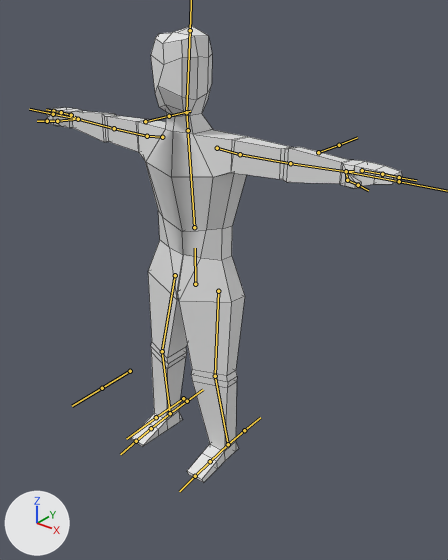
What one commit did to the FBX model MoodyPixel3D/Assets/Mood/Elements/Humanoid/humanoidFBX.fbx.
Before and after are seen from a 50 mm lens placed at (9.36, -10.72, 11.74), pointed at (1.11, -0.4, 5.35). The axes (+X, +Y, +Z) are drawn at lower left. The lights are the same throughout. The bones that bend it are drawn over the model as lines. Mesh edges are drawn as thin lines.

In view in the first picture: 'Dude'.
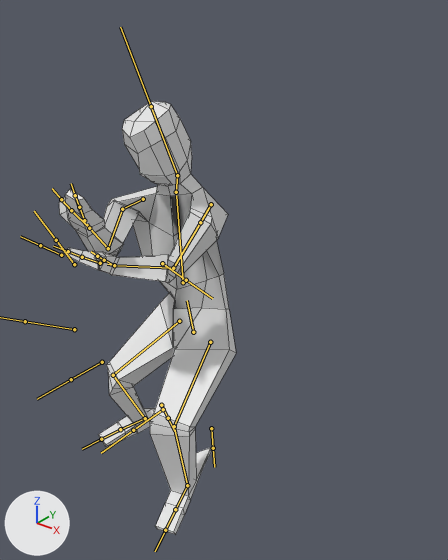
The newer file adds an action. The first version stands in its rest pose; the second is drawn at frame 1 of the action 'DudeArmature|Hurt_Arm'.

Changed parts and their boxes (x1, y1, x2, y2) in the pictures (448 x 560 px):
'Dude', posed (50% narrower)
    before: (46, 26, 402, 482)
    after: (59, 101, 236, 534)
bone 'Hips', root to tip
    before: (195, 284) to (195, 248)
    after: (193, 332) to (187, 300)
bone 'Torax', root to tip
    before: (194, 227) to (188, 134)
    after: (183, 282) to (176, 195)
bone 'Neck', root to tip
    before: (188, 130) to (186, 112)
    after: (176, 192) to (177, 175)
bone 'Head', root to tip
    before: (186, 112) to (190, 30)
    after: (177, 175) to (151, 106)
bone 'Arm.R', root to tip
    before: (162, 137) to (147, 136)
    after: (143, 199) to (122, 209)
bone 'Arm2.R', root to tip
    before: (147, 136) to (114, 128)
    after: (122, 209) to (108, 248)
bone 'Arm3.R', root to tip
    before: (114, 128) to (78, 119)
    after: (108, 248) to (89, 228)
bone 'Hand1.R', root to tip
    before: (78, 119) to (74, 117)
    after: (89, 228) to (87, 224)
bone 'Thumb1.R', root to tip
    before: (78, 119) to (57, 121)
    after: (89, 228) to (71, 210)
bone 'Thumb2.R', root to tip
    before: (57, 121) to (47, 121)
    after: (71, 210) to (61, 199)
bone 'Arm.L', root to tip
    before: (217, 148) to (240, 154)
    after: (211, 204) to (200, 222)
bone 'Arm2.L', root to tip
    before: (240, 154) to (290, 163)
    after: (200, 222) to (173, 268)
bone 'Arm3.L', root to tip
    before: (290, 163) to (346, 171)
    after: (173, 268) to (114, 265)
bone 'Hand1.L', root to tip
    before: (346, 171) to (354, 171)
    after: (114, 265) to (107, 264)
bone 'Thumb1.L', root to tip
    before: (346, 171) to (347, 180)
    after: (114, 265) to (104, 260)
bone 'Thumb2.L', root to tip
    before: (347, 180) to (358, 185)
    after: (104, 260) to (97, 256)
bone 'Leg1.R', root to tip
    before: (175, 275) to (162, 351)
    after: (179, 321) to (113, 375)
bone 'Leg2.R', root to tip
    before: (162, 351) to (170, 413)
    after: (113, 375) to (145, 418)
bone 'Feet1.R', root to tip
    before: (170, 413) to (151, 428)
    after: (145, 418) to (120, 429)
bone 'Leg1.L', root to tip
    before: (218, 291) to (215, 376)
    after: (210, 342) to (174, 426)
bone 'Leg2.L', root to tip
    before: (215, 376) to (228, 444)
    after: (174, 426) to (187, 485)
bone 'LegIK.R', root to tip
    before: (170, 413) to (187, 401)
    after: (161, 405) to (168, 418)
bone 'LegIK.L', root to tip
    before: (228, 444) to (244, 430)
    after: (211, 428) to (213, 448)

Edits to the bpy script that builds the scene:
```text
Change bone_hips:
    where bone_hips = bpy.data.objects['DudeArmature'].pose.bones['Hips']
    bone_hips.location: (0.0, 0.0, 0.0) -> (0.09, -1.36, -0.07)
    bone_hips.rotation_quaternion: (1.0, 0.0, 0.0, 0.0) -> (0.988, -0.02, -0.125, -0.085)  # degrees (0, 0, 0) -> degrees (-1, -14, -10)
Change bone_torax:
    where bone_torax = bpy.data.objects['DudeArmature'].pose.bones['Torax']  # child of 'Hips'
    bone_torax.rotation_quaternion: (1.0, 0.0, 0.0, 0.0) -> (0.932, -0.001, 0.35, 0.095)  # degrees (0, 0, 0) -> degrees (5, 41, 13)
Change bone_neck:
    where bone_neck = bpy.data.objects['DudeArmature'].pose.bones['Neck']  # child of 'Torax'
    bone_neck.rotation_quaternion: (1.0, 0.0, 0.0, 0.0) -> (0.998, -0.065, 0.0, 0.028)  # degrees (0, 0, 0) -> degrees (-7, 0, 3)
Change bone_head:
    where bone_head = bpy.data.objects['DudeArmature'].pose.bones['Head']  # child of 'Neck'
    bone_head.rotation_quaternion: (1.0, 0.0, 0.0, 0.0) -> (0.935, 0.006, -0.259, -0.244)  # degrees (0, 0, 0) -> degrees (9, -29, -32)
Change bone_arm_r:
    where bone_arm_r = bpy.data.objects['DudeArmature'].pose.bones['Arm.R']  # child of 'Torax'
    bone_arm_r.location: (0.0, 0.0, 0.0) -> (-0.29, 0.15, 0.02)
    bone_arm_r.rotation_quaternion: (1.0, 0.0, 0.0, 0.0) -> (0.87, 0.121, -0.456, -0.142)  # degrees (0, 0, 0) -> degrees (32, -49, -33)
Change bone_arm2_r:
    where bone_arm2_r = bpy.data.objects['DudeArmature'].pose.bones['Arm2.R']  # child of 'Arm.R'
    bone_arm2_r.rotation_quaternion: (1.0, 0.0, 0.0, 0.0) -> (0.738, 0.025, 0.38, -0.558)  # degrees (0, 0, 0) -> degrees (-29, 36, -84)
Change bone_arm3_r:
    where bone_arm3_r = bpy.data.objects['DudeArmature'].pose.bones['Arm3.R']  # child of 'Arm2.R'
    bone_arm3_r.rotation_quaternion: (1.0, 0.0, 0.0, 0.0) -> (0.537, 0.096, 0.651, -0.528)  # degrees (0, 0, 0) -> degrees (-77, 53, -132)
Change bone_hand1_r:
    where bone_hand1_r = bpy.data.objects['DudeArmature'].pose.bones['Hand1.R']  # child of 'Arm3.R'
    bone_hand1_r.rotation_quaternion: (1.0, 0.0, 0.0, 0.0) -> (0.987, 0.122, -0.001, -0.105)  # degrees (0, 0, 0) -> degrees (14, 1, -12)
Change bone_thumb1_r:
    where bone_thumb1_r = bpy.data.objects['DudeArmature'].pose.bones['Thumb1.R']  # child of 'Hand1.R'
    bone_thumb1_r.rotation_quaternion: (1.0, 0.0, 0.0, 0.0) -> (1.0, -0.029, 0.003, 0.01)  # degrees (0, 0, 0) -> degrees (-3, 0, 1)
Change bone_thumb2_r:
    where bone_thumb2_r = bpy.data.objects['DudeArmature'].pose.bones['Thumb2.R']  # child of 'Thumb1.R'
    bone_thumb2_r.rotation_quaternion: (1.0, 0.0, 0.0, 0.0) -> (0.965, 0.0, 0.0, -0.262)  # degrees (0, 0, 0) -> degrees (0, 0, -30)
Change bone_arm_l:
    where bone_arm_l = bpy.data.objects['DudeArmature'].pose.bones['Arm.L']  # child of 'Torax'
    bone_arm_l.rotation_quaternion: (1.0, 0.0, 0.0, 0.0) -> (0.558, 0.176, 0.214, 0.782)  # degrees (0, 0, 0) -> degrees (32, -2, 108)
Change bone_arm2_l:
    where bone_arm2_l = bpy.data.objects['DudeArmature'].pose.bones['Arm2.L']  # child of 'Arm.L'
    bone_arm2_l.rotation_quaternion: (1.0, 0.0, 0.0, 0.0) -> (0.967, 0.158, -0.202, -0.009)  # degrees (0, 0, 0) -> degrees (20, -23, -5)
Change bone_arm3_l:
    where bone_arm3_l = bpy.data.objects['DudeArmature'].pose.bones['Arm3.L']  # child of 'Arm2.L'
    bone_arm3_l.rotation_quaternion: (1.0, 0.0, 0.0, 0.0) -> (0.559, 0.43, -0.664, 0.246)  # degrees (0, 0, 0) -> degrees (-31, -107, 89)
Change bone_hand1_l:
    where bone_hand1_l = bpy.data.objects['DudeArmature'].pose.bones['Hand1.L']  # child of 'Arm3.L'
    bone_hand1_l.rotation_quaternion: (1.0, 0.0, 0.0, 0.0) -> (0.99, 0.124, 0.004, 0.062)  # degrees (0, 0, 0) -> degrees (14, 0, 7)
Change bone_thumb1_l:
    where bone_thumb1_l = bpy.data.objects['DudeArmature'].pose.bones['Thumb1.L']  # child of 'Hand1.L'
    bone_thumb1_l.rotation_quaternion: (1.0, 0.0, 0.0, 0.0) -> (0.996, 0.0, 0.0, 0.094)  # degrees (0, 0, 0) -> degrees (0, 0, 11)
Change bone_thumb2_l:
    where bone_thumb2_l = bpy.data.objects['DudeArmature'].pose.bones['Thumb2.L']  # child of 'Thumb1.L'
    bone_thumb2_l.rotation_quaternion: (1.0, 0.0, 0.0, 0.0) -> (0.959, -0.001, -0.005, 0.283)  # degrees (0, 0, 0) -> degrees (0, 0, 33)
Change bone_leg1_r:
    where bone_leg1_r = bpy.data.objects['DudeArmature'].pose.bones['Leg1.R']  # child of 'Hips'
    bone_leg1_r.rotation_quaternion: (1.0, 0.0, 0.0, 0.0) -> (0.869, -0.486, -0.043, 0.082)  # degrees (0, 0, 0) -> degrees (-58, 0, 11)
Change bone_leg2_r:
    where bone_leg2_r = bpy.data.objects['DudeArmature'].pose.bones['Leg2.R']  # child of 'Leg1.R'
    bone_leg2_r.rotation_quaternion: (1.0, 0.0, 0.0, 0.0) -> (0.835, 0.543, 0.084, -0.008)  # degrees (0, 0, 0) -> degrees (66, 9, 5)
Change bone_feet1_r:
    where bone_feet1_r = bpy.data.objects['DudeArmature'].pose.bones['Feet1.R']  # child of 'Leg2.R'
    bone_feet1_r.rotation_quaternion: (1.0, 0.0, 0.0, 0.0) -> (0.985, -0.145, 0.034, -0.093)  # degrees (0, 0, 0) -> degrees (-17, 2, -11)
Change bone_leg1_l:
    where bone_leg1_l = bpy.data.objects['DudeArmature'].pose.bones['Leg1.L']  # child of 'Hips'
    bone_leg1_l.rotation_quaternion: (1.0, 0.0, 0.0, 0.0) -> (0.891, -0.383, -0.243, 0.002)  # degrees (0, 0, 0) -> degrees (-49, -26, 12)
Change bone_leg2_l:
    where bone_leg2_l = bpy.data.objects['DudeArmature'].pose.bones['Leg2.L']  # child of 'Leg1.L'
    bone_leg2_l.rotation_quaternion: (1.0, 0.0, 0.0, 0.0) -> (0.931, 0.355, -0.063, -0.059)  # degrees (0, 0, 0) -> degrees (42, -4, -9)
Change bone_legik_r:
    where bone_legik_r = bpy.data.objects['DudeArmature'].pose.bones['LegIK.R']
    bone_legik_r.location: (0.0, 0.0, 0.0) -> (-0.26, -0.09, 0.23)
    bone_legik_r.rotation_quaternion: (1.0, 0.0, 0.0, 0.0) -> (0.815, -0.539, 0.179, -0.112)  # degrees (0, 0, 0) -> degrees (-69, 10, -22)
Change bone_legik_l:
    where bone_legik_l = bpy.data.objects['DudeArmature'].pose.bones['LegIK.L']
    bone_legik_l.location: (0.0, 0.0, 0.0) -> (-0.41, -0.2, 0.48)
    bone_legik_l.rotation_quaternion: (1.0, 0.0, 0.0, 0.0) -> (0.74, -0.656, -0.082, 0.124)  # degrees (0, 0, 0) -> degrees (-83, 2, 17)
```
